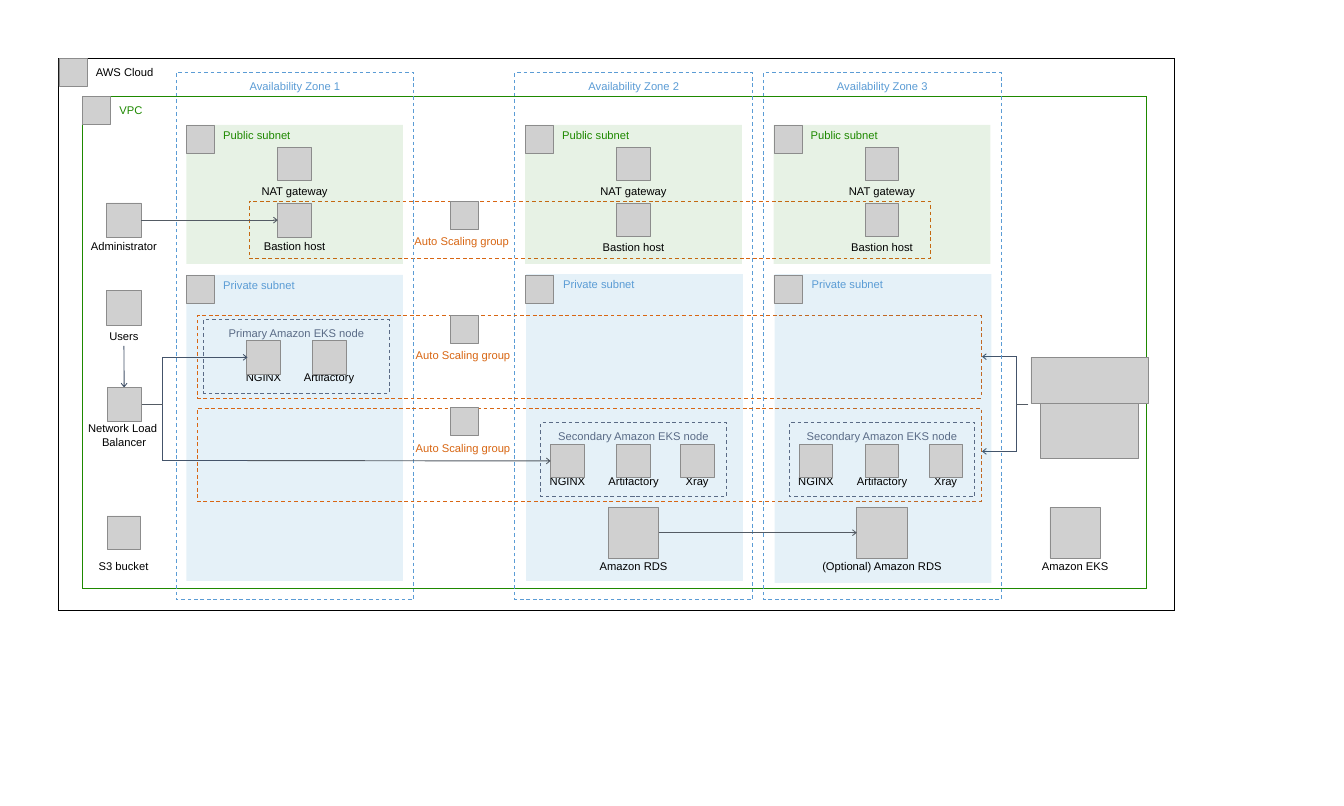
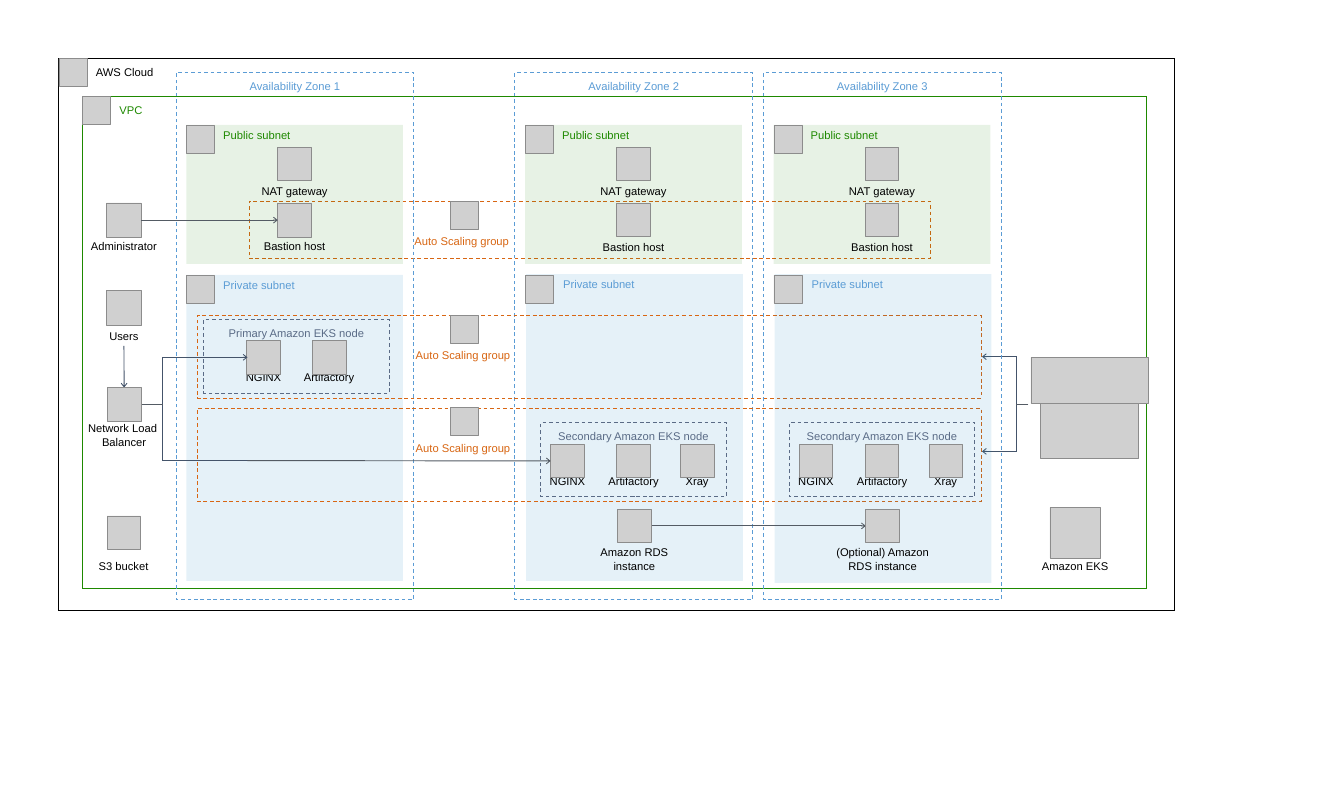
Before and after one commit to davmayd/quickstart-jfrog-artifactory-eks, a slide deck: slide 1 of docs/deployment_guide/images/jfrog-artifactory-xray-eks-update-0222.pptx. Drawn at 1344x806 pixels with LibreOffice and Linux fonts; fonts in the diff are those of the drawing; grey boxes stand for pictures. Boxes give left, top, right and bottom in pixels: in the first picture for what was removed or moved away, otherwise in the second. Text is boxed around its words. In the diff, an @@ line names an element or a change of style, - is before the commit and + after.

```diff
--- a/docs/deployment_guide/images/jfrog-artifactory-xray-eks-update-0222.pptx
+++ b/docs/deployment_guide/images/jfrog-artifactory-xray-eks-update-0222.pptx
@@ picture removed at box(608, 508, 659, 558) @@
@@ picture added at box(618, 509, 651, 543) @@
@@ picture removed at box(857, 508, 907, 558) @@
@@ picture added at box(866, 509, 899, 543) @@
@@ arrow moved from (659, 533) - (857, 533) to (651, 526) - (866, 526) @@
@@ text at box(600, 548, 669, 570): text changed @@
-Amazon RDS
+Amazon RDS instance
@@ text at box(836, 548, 929, 570): text changed @@
-(Optional) Amazon RDS
+(Optional) Amazon RDS instance
```
Also in this commit, not shown: 2 other files.
